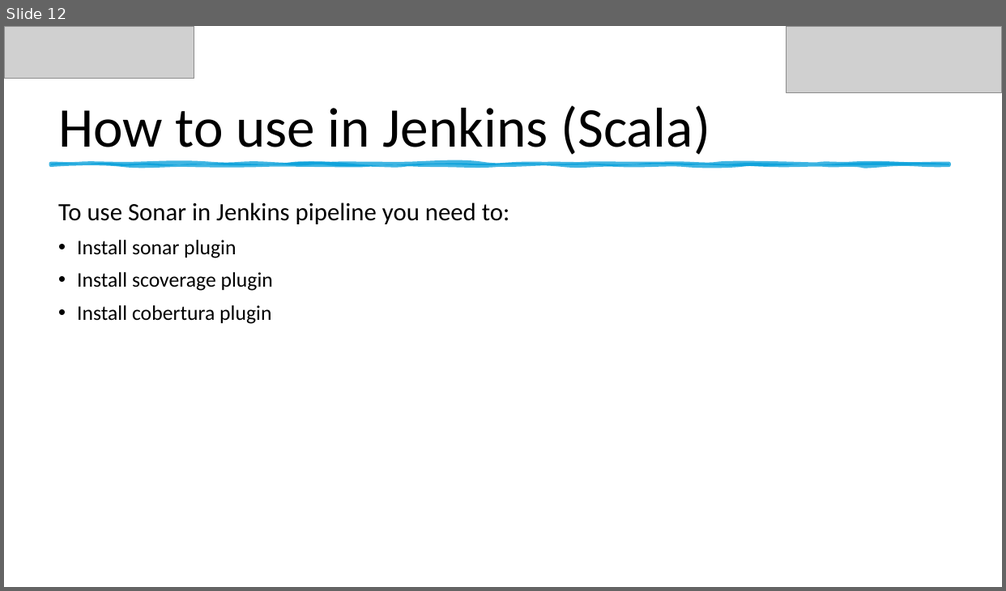
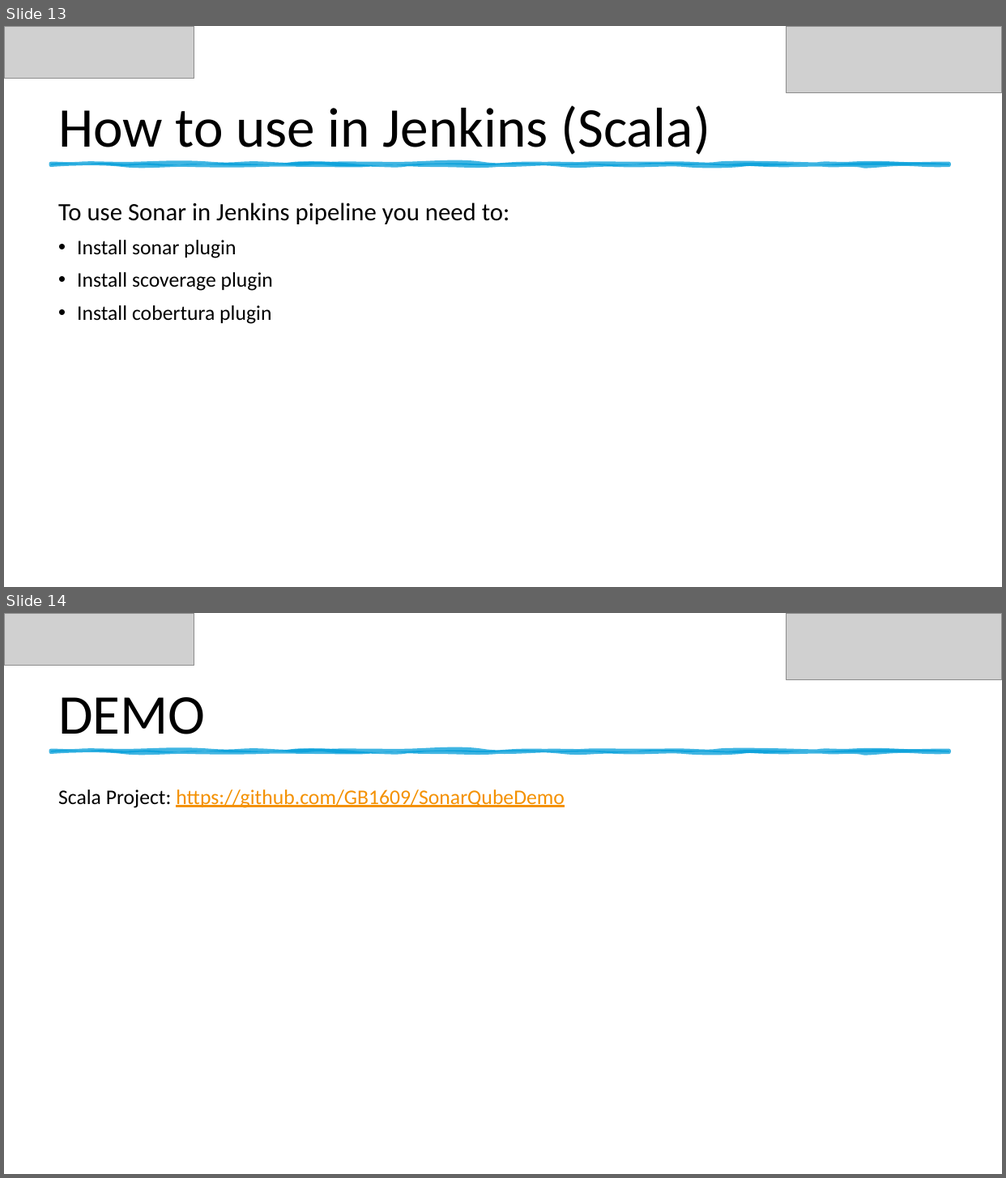
Before and after one commit to GB1609/ComputerScienceNotes, a slide deck: MyNotes/SonarQube/SonarQube.pptx. Shown one above the other, each under a label of ours: slide 12 before the commit, slides 13 and 14 after it. The pictures are 1006x591 and 1006x1178 pixels, drawn with LibreOffice and Linux fonts; fonts in the diff are those of the drawing; grey boxes stand for pictures. Boxes give left, top, right and bottom in pixels: in the first picture for what was removed or moved away, otherwise in the second. Text is boxed around its words. In the diff, an @@ line names an element or a change of style, - is before the commit and + after.

```diff
--- a/MyNotes/SonarQube/SonarQube.pptx
+++ b/MyNotes/SonarQube/SonarQube.pptx
@@ slide 14 added at [4, 613, 1002, 1174], background #FFFFFF @@
@@ picture added at [4, 613, 194, 666] @@
@@ picture added at [786, 613, 1002, 679] @@
@@ title added at [58, 697, 205, 735], 54 pt, text #000000 @@
+DEMO
@@ freeform shape added at [51, 751, 949, 752], fill #009DD9 at 75% opacity, outline #009DD9 3.5 pt @@
@@ text added at [58, 790, 565, 808], 20 pt, text #F49100, underline @@
+Scala Project: https://github.com/GB1609/SonarQubeDemo
@@ what was slide 12 is now slide 13 @@
```
Also in this commit, not shown: 5 slides changed, 1 other slide added, 8 other files.
